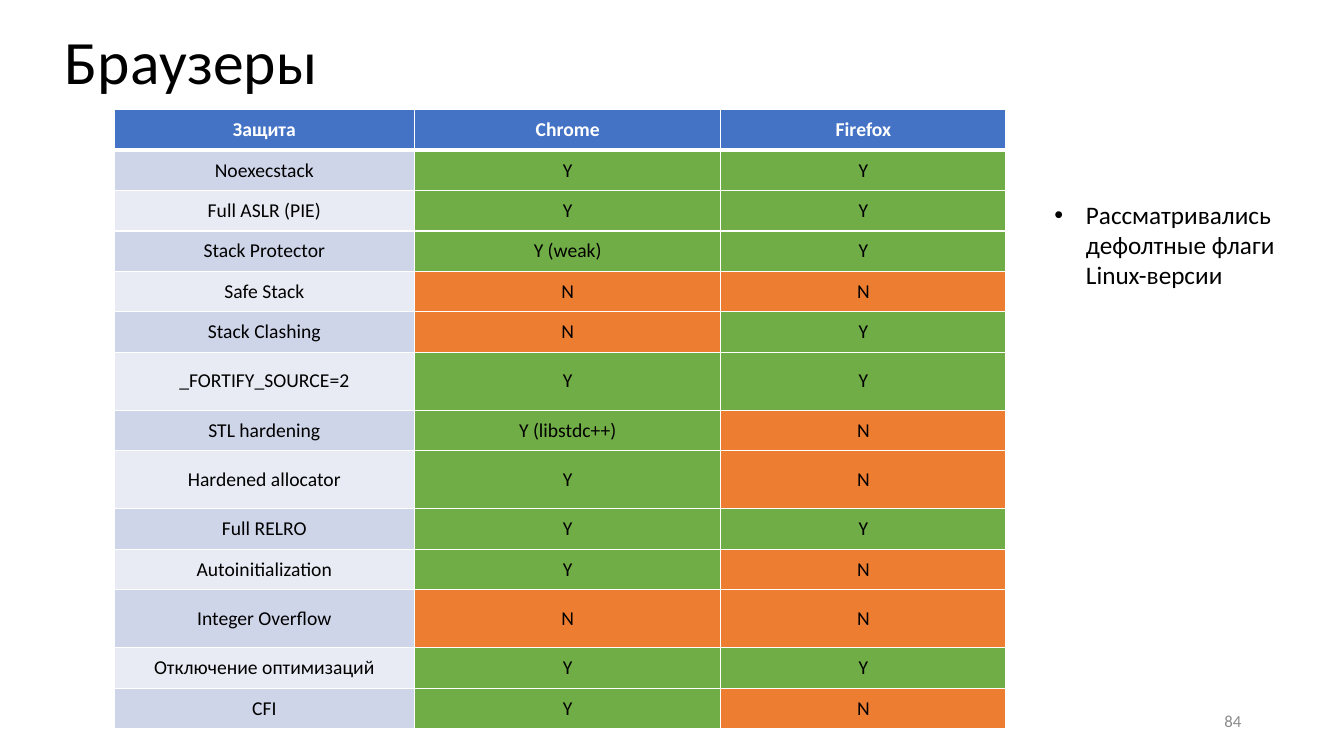
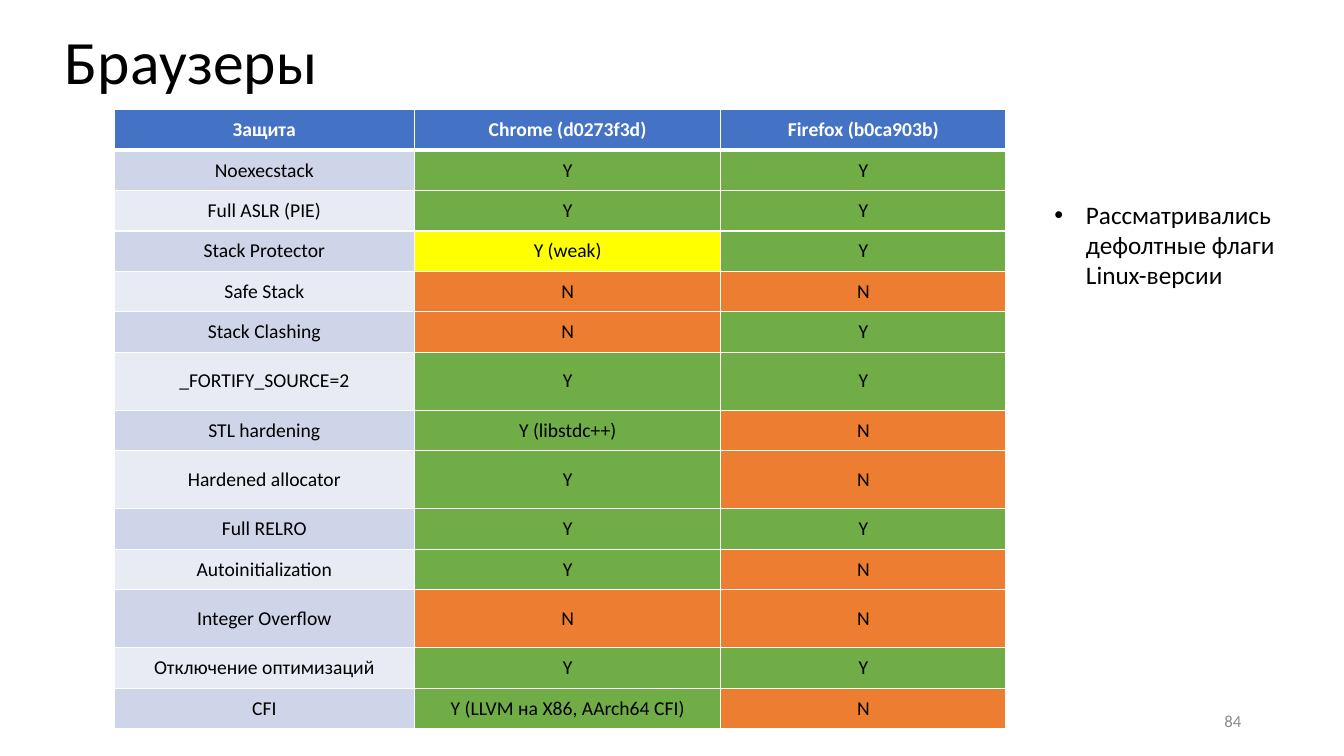
Before and after one commit to yugr/slides, a slide deck: slide 84 of CppZeroCost/2025/RU.pptx. Drawn at 1344x756 pixels with LibreOffice and Linux fonts; fonts in the diff are those of the drawing. Boxes give left, top, right and bottom in pixels: in the first picture for what was removed or moved away, otherwise in the second. Text is boxed around its words. In the diff, an @@ line names an element or a change of style, - is before the commit and + after.

```diff
--- a/CppZeroCost/2025/RU.pptx
+++ b/CppZeroCost/2025/RU.pptx
@@ table at <box>114,110,1006,729</box> @@
-row 1, column 2: Chrome
+row 1, column 2: Chrome (d0273f3d)
-row 1, column 3: Firefox
+row 1, column 3: Firefox (b0ca903b)
-row 14, column 2: Y
+row 14, column 2: Y (LLVM на X86, AArch64 CFI)
@@ fill #70AD47 to #FFFF00 in row 4, column 2 @@
```
Also in this commit, not shown: 6 other slides changed, 2 other files.
